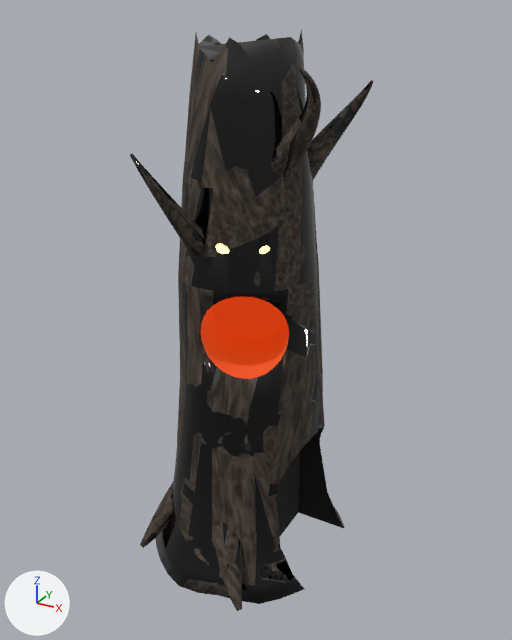
Before and after pictures for a commit that changed the glTF model public/towers/haunted-tree.glb.
The view is the same before and after, from a 50 mm camera at (9.02, -16.02, 15.46) aimed at (0.2, 0.02, 7.44). Every picture has the same lights, and +X, +Y and +Z are marked at lower left. The picture after the commit comes second. Where no turn or scale is listed for an object, it has been applied to the vertices. Vertices at exactly the same position are counted once.

Names of what the first picture shows: 'limbs', 'trunk'.
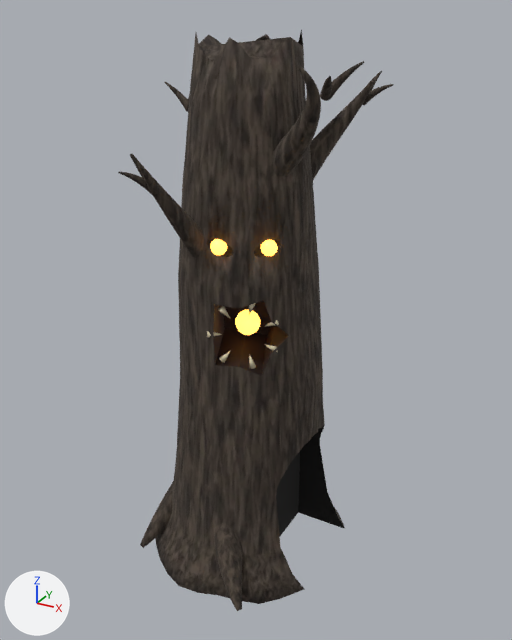
Diff of the bpy script that builds the scene:
```diff
--- a/public/towers/haunted-tree.glb.py
+++ b/public/towers/haunted-tree.glb.py
@@ mat_tree_maw @@
 mat_tree_maw = principled_material('tree-maw')
-mat_tree_maw.base_color = (0.539, 0.0529, 0.00368)  # orange #c2410c
+mat_tree_maw.base_color = (0.0116, 0.00243, 0.00182)  # black #1c0806
 mat_tree_maw.roughness = 0.8
-mat_tree_maw.emission_color = (0.324, 0.0317, 0.00221)  # brown #9a3207
-mat_tree_maw.emission_strength = 1.0
@@ me_limbs @@
-me_limbs.from_pydata(...)  # 1440 vertices, 2848 faces; spans x -3.2..2.59, y -3.25..3.53, z 0.06..14.33
+me_limbs.from_pydata(...)  # 2400 vertices, 4736 faces; spans x -3.48..3.48, y -3.65..3.53, z 0.06..14.47
+# me_limbs part 1: a new loose piece of 120 vertices spanning x -3.48..-2.57, y 1.24..1.5, z 12.77..13.57, in mat_tree_limbs
+# me_limbs part 2: a new loose piece of 120 vertices spanning x 2.07..2.43, y 1.94..2.82, z 13.17..13.97, in mat_tree_limbs
+# me_limbs part 3: a new loose piece of 120 vertices spanning x 2.11..3.0, y 1.91..2.18, z 13.16..13.72, in mat_tree_limbs
+# me_limbs part 4: a new loose piece of 120 vertices spanning x -1.01..-0.67, y -3.65..-2.77, z 11.52..12.32, in mat_tree_limbs
+# me_limbs part 5: a new loose piece of 120 vertices spanning x -1.52..-0.78, y -3.38..-2.75, z 11.51..12.07, in mat_tree_limbs
+# me_limbs part 6: a new loose piece of 120 vertices spanning x 2.57..3.48, y -1.5..-1.24, z 13.67..14.47, in mat_tree_limbs
+# me_limbs part 7: a new loose piece of 120 vertices spanning x 2.55..3.07, y -2.08..-1.27, z 13.66..14.22, in mat_tree_limbs
+# me_limbs part 8: 2820 kept faces spanning x -3.2..2.59, y -3.25..3.53, z 0.06..14.33 get new texture (UV) coordinates
+# other edits to the shape of me_limbs do not show in these pictures
 me_limbs.materials.append(mat_tree_limbs)
@@ me_trunk_002 @@
-me_trunk_002.from_pydata(...)  # 452 vertices, 898 faces; spans x -3.1..2.7, y -3.2..3.1, z 0.0..15.0
+me_trunk_002.from_pydata(...)  # 638 vertices, 1264 faces; spans x -3.1..2.7, y -3.2..3.1, z 0.0..15.0
+# me_trunk_002 part 9: 15 vertices moved from x -1.1..1.4, y -1.8..0.5, z 6.6..10.1 to x -0.9..1.5, y -1.9..0.6, z 6.8..10.2; 101 vertices removed from x -1.2..1.7, y -2.0..0.9, z 6.6..10.2; 170 vertices added at x -1.9..1.7, y -2.0..0.7, z 6.7..10.3
+# me_trunk_002 part 10: 57 vertices added at x 1.3..1.6, y -0.6..-0.1, z 12.0..12.6
+# me_trunk_002 part 11: 581 kept faces spanning x -3.1..2.7, y -3.2..3.1, z 0.0..15.0 get new texture (UV) coordinates
+# other edits to the shape of me_trunk_002 do not show in these pictures
 me_trunk_002.materials.append(mat_tree_bark)
 me_trunk_002.materials.append(mat_interior_036)
-me_trunk_002.materials.append(mat_tree_eyes)  # orange #ffd27a, glowing orange #ffd27a
 me_trunk_002.materials.append(mat_tree_maw)
+me_trunk_002.materials.append(mat_tree_socket)  # black #120a08
@@ ob_teeth @@
+ob_teeth = bpy.data.objects.new('teeth', me_teeth)  # 49 vertices, 70 faces; spans x -0.16..1.57, y -2.08..-1.13, z 6.8..8.7; in mat_tree_teeth (beige #d9cfae)
+ob_teeth.location = (0.0, 0.0, 0.0)
@@ ob_embers @@
+ob_embers = bpy.data.objects.new('embers', me_embers)  # 178 vertices, 344 faces; spans x -0.09..1.49, y -2.03..-0.2, z 7.25..10.31; in mat_tree_eyes (orange #ffb347, glowing orange #ffb347)
+ob_embers.location = (0.0, 0.0, 0.0)
```

Boxes (x1, y1, x2, y2) around the edits, measured in the pictures (512 x 640 px; the box of a moved part takes in the faces that stretch with it):
'trunk', recoloured, surface changed, reshaped
    both: (155, 29, 345, 604)
'limbs', reshaped (13% wider)
    before: (130, 67, 374, 611)
    after: (118, 61, 394, 611)
'embers', added
    after: (210, 239, 278, 335)
'teeth', added
    after: (207, 303, 279, 369)
part 1 of me_limbs, added
    after: (164, 82, 189, 112)
part 2 of me_limbs, added
    after: (370, 71, 382, 91)
part 3 of me_limbs, added
    after: (362, 84, 394, 106)
part 4 of me_limbs, added
    after: (139, 166, 160, 195)
part 5 of me_limbs, added
    after: (118, 171, 152, 195)
part 6 of me_limbs, added
    after: (329, 61, 364, 100)
part 7 of me_limbs, added
    after: (320, 76, 332, 101)
part 8 of me_limbs, surface changed
    both: (133, 67, 374, 610)
part 9 of me_trunk_002, moved or reshaped
    before: (196, 190, 299, 400)
    after: (200, 188, 299, 400)
part 10 of me_trunk_002, added
    after: (291, 98, 303, 188)
part 11 of me_trunk_002, surface changed
    both: (155, 32, 345, 604)
